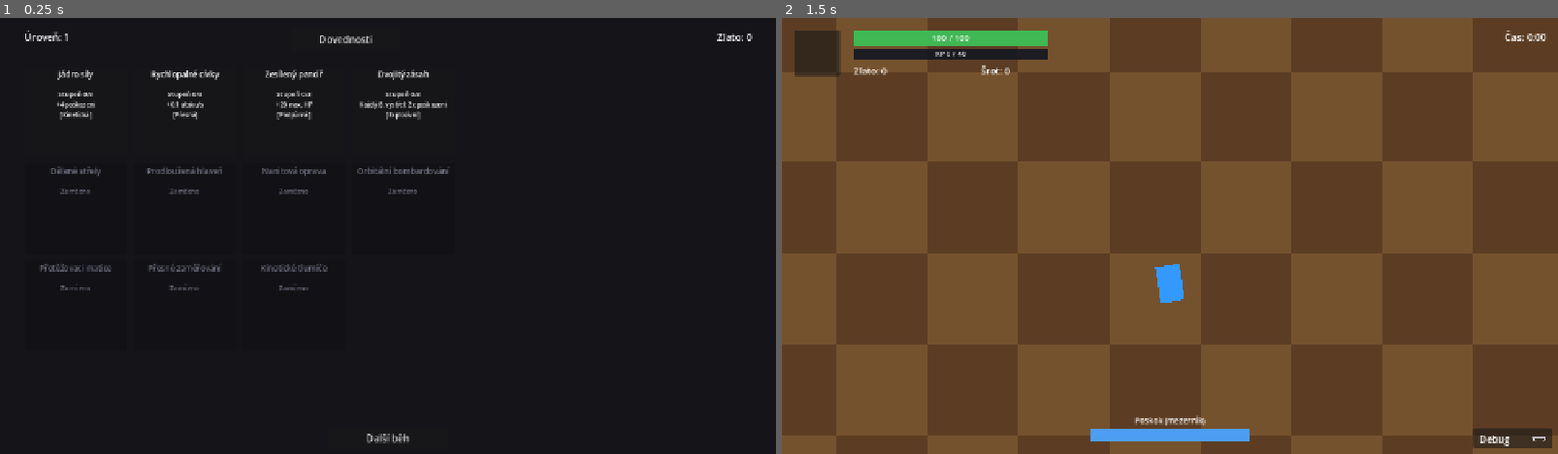
Above: before the commit, frames 1-2 (left to right).
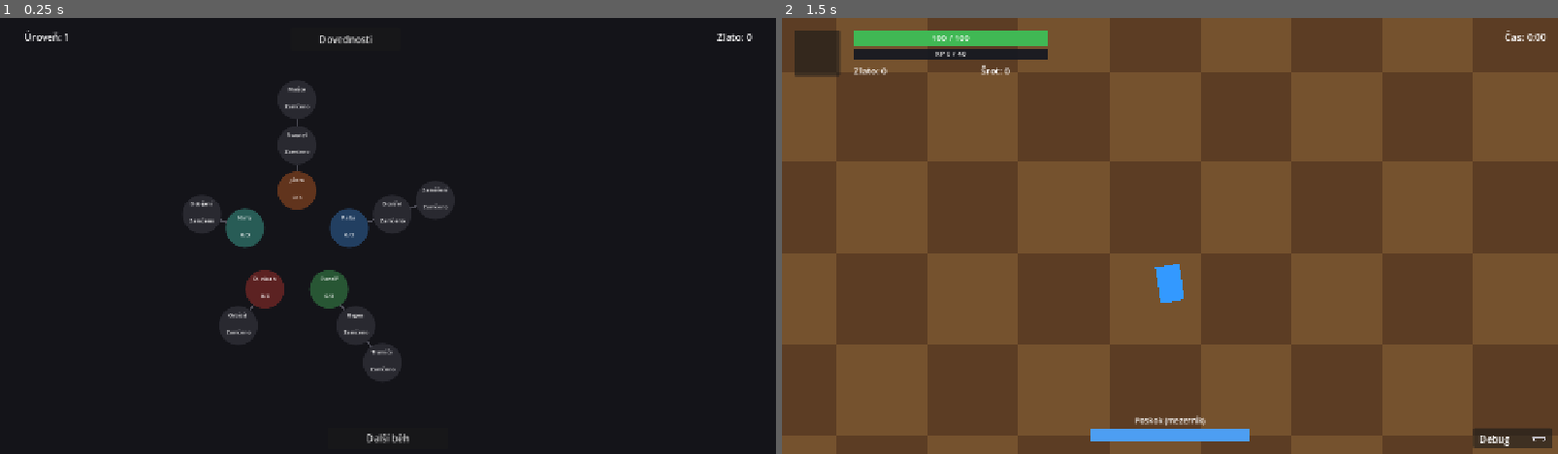
Above: after the commit, the same moments.

Repository: Wazzbi/auto-battler
Game: Godot game, scene res://scenes/ui/lobby.tscn
Two runs of this game, one before a commit and one after it. Both use one fixed random seed, a clock stepped at 60 frames per second and the inputs below. This scene is started directly instead of the project's main scene.
Inputs:
- Up to frame 1 (0.25 s): no input
- Up to frame 2 (1.5 s): click "Dovednosti" at 0.5 s; click "Další běh" at 1.25 s

The runs differ from the first frame. In frame 1, 5.0% of the frame differs, in the area x 5-59%, y 11-82%; in frame 2, nothing differs.

Commit message:
Dovednostní strom jako pavučina + dvě nové dovednosti mobility
Dovednostní strom v lobby teď vizuálně vypadá jako pavučina (paprsky z
jednoho středu, Path of Exile styl) místo mřížky - kompaktní kruhové
uzly s krátkým názvem a stupněm, popis efektu až na hover (tooltip).
Spojnice a uzly se barevně rozsvěcí podle investice. Nová pátá větev
"Mobilita": Hbité nohy (+rychlost pohybu) a Rychlé dobíjení (-dash
cooldown, s ochrannou podlahou).

Co-Authored-By: Claude Sonnet 5 <noreply@anthropic.com>

Diff:
--- a/scenes/player/player.gd
+++ b/scenes/player/player.gd
@@ -259,15 +259,15 @@
 	return base_crit_chance + GameManager.get_stat_bonus("crit_chance")
 
 
-## Na rozdíl od ostatních statů NEPROCHÁZÍ přes GameManager.get_stat_bonus() -
-## move_speed dodnes nemá žádný trvalý progression zdroj (schopnost/item), jen
-## tenhle jeden DOČASNÝ bonus ze speed_pickup.gd. Až/pokud přibude trvalý
-## zdroj rychlosti, patří sem stejný "base + GameManager.get_stat_bonus(...)"
-## vzorec jako u ostatních statů, s dočasným bonusem navíc.
+## Trvalý zdroj (dovednost "Hbité nohy", viz GameManager.ABILITIES'
+## swift_steps) se sčítá do základu stejně jako u ostatních statů; dočasný
+## bonus ze speed_pickup.gd zůstává NÁSOBNÝ NAVRCH toho součtu, beze změny
+## vlastního chování (přepisuje se, nestacká, viz apply_speed_buff()).
 func get_move_speed() -> float:
+	var base: float = move_speed + GameManager.get_stat_bonus("move_speed")
 	if _speed_buff_timer > 0.0:
-		return move_speed * (1.0 + _speed_buff_bonus_percent)
-	return move_speed
+		return base * (1.0 + _speed_buff_bonus_percent)
+	return base
 
 
 ## Volá speed_pickup.gd při sebrání - PŘEPÍŠE (neskládá) předchozí bonus i
@@ -378,15 +378,31 @@
 	var input_dir := Input.get_vector("move_left", "move_right", "move_up", "move_down")
 	var direction: Vector2 = input_dir.normalized() if input_dir != Vector2.ZERO else _last_move_direction
 	global_position = _resolve_obstacle_collisions(global_position + direction * dash_distance)
-	dash_cooldown_timer = dash_cooldown
+	dash_cooldown_timer = get_dash_cooldown()
+
+
+## Ochranná podlaha jako MIN_DAMAGE_RATIO u brnění (viz take_damage()) - i při
+## plné investici do dovednosti "Rychlé dobíjení" (rapid_recharge) nesmí
+## dash_cooldown klesnout pod rozumné minimum.
+const MIN_DASH_COOLDOWN: float = 1.5
+
+
+## dash_cooldown (export, "základní" hodnota) zmenšený o trvalou dovednostní
+## redukci (flat sekundy, ne %, viz GameManager.ABILITIES' rapid_recharge) -
+## stejný "base + GameManager.get_stat_bonus(...)" vzorec jako ostatní staty,
+## jen odečítá místo přičítá.
+func get_dash_cooldown() -> float:
+	return maxf(dash_cooldown - GameManager.get_stat_bonus("dash_cooldown_reduction"), MIN_DASH_COOLDOWN)
 
 
 ## 0.0 (právě použito) - 1.0 (plně dobito/připraveno) - HUD (DashCooldownBar)
 ## z toho přímo počítá plnění baru, stejná "roste s dobíjením" logika jako
 ## cooldown bary v jiných hrách (prázdný hned po použití, plný když je
-## schopnost připravená).
+## schopnost připravená). Dělí AKTUÁLNÍ (zredukovanou) dash_cooldown hodnotou,
+## ne surovým exportem - jinak by bar po investici do rapid_recharge ukazoval
+## špatný poměr (nikdy by nedošel na 100 %).
 func get_dash_cooldown_ratio() -> float:
-	return 1.0 - dash_cooldown_timer / dash_cooldown
+	return 1.0 - dash_cooldown_timer / get_dash_cooldown()
 
 
 ## Změří hráčův vlastní Polygon2D (±20 x ±30 dnes) a vrátí jeho poloviční
--- a/scenes/ui/lobby.gd
+++ b/scenes/ui/lobby.gd
@@ -22,12 +22,30 @@
 ## dál plní (`_finish_run()`), jen se tu už nezobrazuje.
 
 const LOCKED_ITEM_MODULATE := Color(0.45, 0.45, 0.52)
-## Rozměry jednoho uzlu stromu a mřížky - 4 sloupce (větve, viz
-## GameManager.SKILL_TREE_BRANCHES), max 3 řádky (nejdelší větev). Stejné
-## hodnoty jako dřív v hud.gd.
-const SKILL_NODE_WIDTH: float = 170.0
-const SKILL_NODE_HEIGHT: float = 150.0
-const SKILL_NODE_GAP: float = 10.0
+## Kompaktní kruhové uzly v "pavučině" (Path of Exile styl, 2026-10-01,
+## explicit user request) - nahrazuje dřívější 170×150 mřížkovou dlaždici s
+## natvrdo vypsaným popisem. SKILL_WEB_CENTER je střed NodesContaineru
+## (900×590, viz lobby.tscn) - paprsky z něj vedou k jednotlivým větvím,
+## viz _build_skill_tree_ui(). Nejdelší paprsek (3uzlová větev) dosáhne
+## SKILL_WEB_INNER_RADIUS + 2*SKILL_WEB_RADIUS_STEP = 240px od středu, což se
+## pohodlně vejde do 900×590 (limitující osa je výška: 590/2 - poloviční
+## průměr uzlu - rezerva ≈ 263 > 240).
+const SKILL_NODE_DIAMETER: float = 64.0
+const SKILL_WEB_CENTER: Vector2 = Vector2(450.0, 295.0)
+const SKILL_WEB_INNER_RADIUS: float = 90.0
+const SKILL_WEB_RADIUS_STEP: float = 75.0
+## Barva paprsku/uzlů podle tagu dané větve (všechny uzly jedné větve sdílí
+## stejný tag, viz GameManager.ABILITIES) - vizuálně "rozsvítí" investovanou
+## cestu, podobně jako PoE.
+const TAG_COLORS := {
+	"kinetic": Color(0.85, 0.45, 0.25),
+	"precision": Color(0.3, 0.55, 0.85),
+	"support": Color(0.35, 0.75, 0.45),
+	"explosive": Color(0.8, 0.3, 0.3),
+	"mobility": Color(0.35, 0.8, 0.75),
+}
+const SKILL_EDGE_COLOR_LOCKED := Color(0.3, 0.3, 0.34)
+const SKILL_NODE_COLOR_LOCKED := Color(0.16, 0.16, 0.19)
 ## Rozměr/mezera čtvercových miniaturních slotů pro aktivní/sklad itemy v
 ## postranním Sidebaru (viz "Lobby UI: postranní panel" v CLAUDE.md,
 ## 2026-09-30) - nahrazuje dřívější SHOP_MINI_SLOT_WIDTH/GAP (ty byly laděné
@@ -77,10 +95,16 @@
 
 @onready var next_run_button: Button = $NextRunButton
 
-## Dictionary {ability_id: {"panel", "name_label", "rank_label", "desc_label",
-## "button"}} - postaveno jednou v _ready(), znovu použito při každém
-## _refresh_skill_tree_ui() (žádné přestavování stromu za běhu).
+## Dictionary {ability_id: {"panel", "name_label", "rank_label", "button"}} -
+## postaveno jednou v _ready(), znovu použito při každém
+## _refresh_skill_tree_ui() (žádné přestavování stromu za běhu). Žádný
+## "desc_label" - popis teď žije v button's tooltip_text (hover), ne jako
+## vždy-viditelný text.
 var _skill_node_widgets: Dictionary = {}
+## Dictionary {ability_id: Line2D} - spojnice od KAŽDÉHO non-root uzlu k jeho
+## prerekvizitě (viz GameManager.get_skill_prereq()), postaveno v
+## _build_skill_tree_ui(), barva se obnovuje v _refresh_skill_tree_ui().
+var _skill_edge_widgets: Dictionary = {}
 ## Stejný princip jako u dovednostního stromu - Dictionary {"panel", "label",
 ## "buttons": Array} na slot, postaveno jednou v _build_inventory_ui().
 var _active_slot_widgets: Array = []
@@ -217,34 +241,67 @@
 	reference.free()
 
 
-## Postaví jeden uzel na KAŽDOU schopnost ve GameManager.SKILL_TREE_BRANCHES,
-## v mřížce 4 sloupce (větve) x max 3 řádky (nejdelší větev). **Celá dlaždice
-## je sama o sobě `Button`** (2026-09-28, explicit user request - "ať v nich
-## nejsou tlačítka a jsou celé dlaždice klikatelné jako v panelu výběru
-## schopností") - stejný vzor jako `Card0..2` v `AbilityDraftPanel`
-## (`hud.tscn`/`hud.gd`'s `_show_ability_draft_panel()`): žádné samostatné
-## "Investovat" tlačítko uvnitř, klik kdekoliv na dlaždici rovnou investuje.
-## Popisky (Název/Stupeň/Popis) jsou potomci tlačítka, ne obráceně.
+## Postaví "pavučinu" (Path of Exile styl, 2026-10-01, explicit user request)
+## - KAŽDÁ větev GameManager.SKILL_TREE_BRANCHES je jeden paprsek vedoucí ze
+## společného SKILL_WEB_CENTER, kořen nejblíž středu, capstone nejdál. Úhel
+## paprsku = rovnoměrné rozdělení celého kruhu podle POČTU větví (funguje
+## automaticky pro libovolný počet, nic natvrdo). TŘI PRŮCHODY, ne jeden -
+## nejdřív spočítat VŠECHNY pozice, pak nakreslit VŠECHNY spojnice (Line2D),
+## teprve pak VŠECHNY kruhové uzly navrch - sourozenecké pořadí přidání v
+## Godotu určuje pořadí kreslení, takže spojnice musí být přidané dřív, ať
+## nepřekrývají kruhy.
+##
+## **Celý uzel je sama o sobě `Button`** (2026-09-28, explicit user request -
+## "ať v nich nejsou tlačítka a jsou celé dlaždice klikatelné") - stejný vzor
+## jako `Card0..2` v `AbilityDraftPanel`, žádné samostatné "Investovat"
+## tlačítko uvnitř. **Popis je teď na hover (tooltip_text), ne vždy-viditelný
+## text** (2026-10-01, explicit user request "efekt zobrazovat na hover") -
+## viditelně zůstává jen zkrácený název (short_name) a "N/M" stupeň, aby byl
+## uzel kompaktní.
 func _build_skill_tree_ui() -> void:
-	for col in GameManager.SKILL_TREE_BRANCHES.size():
+	var branch_count: int = GameManager.SKILL_TREE_BRANCHES.size()
+	var node_positions: Dictionary = {}
+
+	for col in branch_count:
 		var branch: Array = GameManager.SKILL_TREE_BRANCHES[col]
+		var angle: float = -PI / 2.0 + col * (TAU / branch_count)
 		for row in branch.size():
 			var ability_id: String = branch[row]
+			node_positions[ability_id] = SKILL_WEB_CENTER + Vector2.RIGHT.rotated(angle) * (
+				SKILL_WEB_INNER_RADIUS + row * SKILL_WEB_RADIUS_STEP
+			)
+
+	for col in branch_count:
+		var branch: Array = GameManager.SKILL_TREE_BRANCHES[col]
+		for row in range(1, branch.size()):
+			var ability_id: String = branch[row]
+			var prereq_id: String = branch[row - 1]
+
+			var line := Line2D.new()
+			line.name = "Edge_%s" % ability_id
+			line.width = 3.0
+			line.default_color = SKILL_EDGE_COLOR_LOCKED
+			line.points = PackedVector2Array([node_positions[prereq_id], node_positions[ability_id]])
+			nodes_container.add_child(line)
+			_skill_edge_widgets[ability_id] = line
+
+	for branch in GameManager.SKILL_TREE_BRANCHES:
+		for ability_id in branch:
+			var node_pos: Vector2 = node_positions[ability_id]
 
 			var tile := Button.new()
 			tile.name = "SkillNode_%s" % ability_id
-			tile.position = Vector2(
-				col * (SKILL_NODE_WIDTH + SKILL_NODE_GAP), row * (SKILL_NODE_HEIGHT + SKILL_NODE_GAP)
-			)
-			tile.size = Vector2(SKILL_NODE_WIDTH, SKILL_NODE_HEIGHT)
+			tile.position = node_pos - Vector2(SKILL_NODE_DIAMETER, SKILL_NODE_DIAMETER) / 2.0
+			tile.size = Vector2(SKILL_NODE_DIAMETER, SKILL_NODE_DIAMETER)
+			tile.clip_text = true
 			tile.pressed.connect(_on_skill_node_pressed.bind(ability_id))
 			nodes_container.add_child(tile)
 
 			var name_label := Label.new()
 			name_label.name = "NameLabel"
-			name_label.position = Vector2(6.0, 4.0)
-			name_label.size = Vector2(SKILL_NODE_WIDTH - 12.0, 34.0)
-			name_label.add_theme_font_size_override("font_size", 13)
+			name_label.position = Vector2(2.0, 8.0)
+			name_label.size = Vector2(SKILL_NODE_DIAMETER - 4.0, 24.0)
+			name_label.add_theme_font_size_override("font_size", 9)
 			name_label.horizontal_alignment = HORIZONTAL_ALIGNMENT_CENTER
 			name_label.autowrap_mode = TextServer.AUTOWRAP_WORD_SMART
 			name_label.mouse_filter = Control.MOUSE_FILTER_IGNORE
@@ -252,26 +309,15 @@
 
 			var rank_label := Label.new()
 			rank_label.name = "RankLabel"
-			rank_label.position = Vector2(6.0, 38.0)
-			rank_label.size = Vector2(SKILL_NODE_WIDTH - 12.0, 16.0)
-			rank_label.add_theme_font_size_override("font_size", 11)
+			rank_label.position = Vector2(2.0, 36.0)
+			rank_label.size = Vector2(SKILL_NODE_DIAMETER - 4.0, 16.0)
+			rank_label.add_theme_font_size_override("font_size", 9)
 			rank_label.horizontal_alignment = HORIZONTAL_ALIGNMENT_CENTER
 			rank_label.mouse_filter = Control.MOUSE_FILTER_IGNORE
 			tile.add_child(rank_label)
 
-			var desc_label := Label.new()
-			desc_label.name = "DescLabel"
-			desc_label.position = Vector2(6.0, 56.0)
-			desc_label.size = Vector2(SKILL_NODE_WIDTH - 12.0, 88.0)
-			desc_label.add_theme_font_size_override("font_size", 10)
-			desc_label.horizontal_alignment = HORIZONTAL_ALIGNMENT_CENTER
-			desc_label.autowrap_mode = TextServer.AUTOWRAP_WORD_SMART
-			desc_label.mouse_filter = Control.MOUSE_FILTER_IGNORE
-			tile.add_child(desc_label)
-
 			_skill_node_widgets[ability_id] = {
-				"panel": tile, "name_label": name_label, "rank_label": rank_label,
-				"desc_label": desc_label, "button": tile,
+				"panel": tile, "button": tile, "name_label": name_label, "rank_label": rank_label,
 			}
 
 	_refresh_skill_tree_ui()
@@ -281,9 +327,36 @@
 	GameManager.invest_skill_point(ability_id)
 
 
-## Překreslí zbývající body a všechny uzly - volá se při stavbě a při každé
-## změně bodů/ranků (na rozdíl od dřívějšího hud.gd, tahle scéna je vždycky
-## vidět, dokud je aktivní, takže žádný ".visible" guard není potřeba).
+## Jeden kruhový StyleBoxFlat (corner_radius = poloviční průměr uzlu = plně
+## kulatý) - vytváří se znovu při každém refreshi (barva se mění podle stavu
+## uzlu), ne jednou při stavbě.
+func _make_circle_stylebox(color: Color) -> StyleBoxFlat:
+	var style := StyleBoxFlat.new()
+	style.bg_color = color
+	var radius: int = int(SKILL_NODE_DIAMETER / 2.0)
+	style.corner_radius_top_left = radius
+	style.corner_radius_top_right = radius
+	style.corner_radius_bottom_left = radius
+	style.corner_radius_bottom_right = radius
+	return style
+
+
+func _apply_skill_node_style(button: Button, color: Color) -> void:
+	var normal: StyleBoxFlat = _make_circle_stylebox(color)
+	button.add_theme_stylebox_override("normal", normal)
+	button.add_theme_stylebox_override("hover", _make_circle_stylebox(color.lightened(0.2)))
+	button.add_theme_stylebox_override("pressed", _make_circle_stylebox(color.darkened(0.2)))
+	button.add_theme_stylebox_override("disabled", normal)
+	button.add_theme_stylebox_override("focus", StyleBoxEmpty.new())
+
+
+## Překreslí zbývající body a všechny uzly/spojnice - volá se při stavbě a
+## při každé změně bodů/ranků (na rozdíl od dřívějšího hud.gd, tahle scéna je
+## vždycky vidět, dokud je aktivní, takže žádný ".visible" guard není
+## potřeba). Barva uzlu/spojnice vychází z TAG_COLORS té větve (všechny uzly
+## jedné větve sdílí stejný tag) - zamčeno = tmavě šedá, odemčeno-stupeň 0 =
+## ztlumená barva tagu, stupeň ≥ 1 = plná barva tagu (investovaná cesta
+## "svítí", podobně jako PoE).
 func _refresh_skill_tree_ui() -> void:
 	for ability_id in _skill_node_widgets:
 		var widget: Dictionary = _skill_node_widgets[ability_id]
@@ -291,25 +364,32 @@
 		var rank: int = GameManager.get_skill_rank(ability_id)
 		var max_rank: int = GameManager.get_skill_max_rank(ability_id)
 		var unlocked: bool = GameManager.is_skill_node_unlocked(ability_id)
-
-		widget["name_label"].text = definition["name"]
+		var tags: Array = definition.get("tags", [])
+		var tag_color: Color = TAG_COLORS.get(tags[0], Color(0.4, 0.4, 0.46)) if not tags.is_empty() else Color(0.4, 0.4, 0.46)
+
+		widget["name_label"].text = definition["short_name"]
 
 		if not unlocked:
-			widget["panel"].modulate = LOCKED_ITEM_MODULATE
+			_apply_skill_node_style(widget["button"], SKILL_NODE_COLOR_LOCKED)
 			widget["rank_label"].text = "Zamčeno"
-			widget["desc_label"].text = ""
 			widget["button"].disabled = true
-			continue
-
-		widget["panel"].modulate = Color.WHITE
-		widget["rank_label"].text = "Stupeň %d/%d" % [rank, max_rank]
-		# Na stupni 0 (odemčeno, ale zatím neinvestováno) rovnou ukážeme
-		# efekt PRVNÍHO stupně místo prázdného textu, stejně jako dřív v HUD.
-		widget["desc_label"].text = GameManager.get_skill_node_desc(ability_id, max(rank, 1))
-		# Dlaždice sama nese žádný stavový text ("Investovat"/"Max") - stejně
-		# jako AbilityDraftPanel's karty, disabled stav (ztlumené tlačítko)
-		# spolu s "Stupeň N/M" (kde N==M už samo říká "Max") stačí.
-		widget["button"].disabled = rank >= max_rank or not GameManager.can_invest_skill_point(ability_id)
+			widget["button"].tooltip_text = "%s\nZamčeno" % definition["name"]
+		else:
+			_apply_skill_node_style(widget["button"], tag_color if rank > 0 else tag_color.darkened(0.55))
+			widget["rank_label"].text = "%d/%d" % [rank, max_rank]
+			# Dlaždice sama nese žádný stavový text ("Investovat"/"Max") -
+			# stejně jako AbilityDraftPanel's karty, disabled stav (ztlumené
+			# tlačítko) spolu s "N/M" (kde N==M už samo říká "Max") stačí.
+			widget["button"].disabled = rank >= max_rank or not GameManager.can_invest_skill_point(ability_id)
+			# Na stupni 0 (odemčeno, ale zatím neinvestováno) rovnou ukážeme
+			# efekt PRVNÍHO stupně místo prázdného textu, stejně jako dřív.
+			widget["button"].tooltip_text = "%s (Stupeň %d/%d)\n%s" % [
+				definition["name"], rank, max_rank,
+				GameManager.get_skill_node_desc(ability_id, max(rank, 1)),
+			]
+
+		if _skill_edge_widgets.has(ability_id):
+			_skill_edge_widgets[ability_id].default_color = tag_color if rank > 0 else SKILL_EDGE_COLOR_LOCKED
 
 
 ## Napojí každou kartu na její SLOT INDEX v GameManager.shop_offer. **Celá
--- a/scripts/autoload/game_manager.gd
+++ b/scripts/autoload/game_manager.gd
@@ -211,6 +211,8 @@
 	"hp_regen": "regenerace HP/s",
 	"armor": "brnění",
 	"crit_chance": "šance na kritický zásah",
+	"move_speed": "rychlost pohybu",
+	"dash_cooldown_reduction": "zkrácení dobíjení poskoku (s)",
 }
 ## "crit_chance" je JEDINÝ stat uložený jako podíl (0.08 = 8 %), všechny
 ## ostatní jsou absolutní čísla - proto dostává v _format_stat_line() vlastní
@@ -228,6 +230,7 @@
 	"precision": "Přesná",
 	"explosive": "Explozivní",
 	"support": "Podpůrná",
+	"mobility": "Mobilita",
 }
 ## Pořadí itemů v obchodě - 7 itemů na jen SHOP_ACTIVE_SLOTS aktivních slotů,
 ## takže hráč nutně jeden vynechá (nebo ho odloží do skladu) - záměrný
@@ -413,23 +416,39 @@
 		"effect_params": {"damage": 30.0},
 		"tags": ["explosive"], "max_rank": 5,
 	},
+	## Kořen Mobility větve (max_rank 3, viz SKILL_TREE_BRANCHES) - trvalý
+	## protějšek speed_pickup.gd's DOČASNÉHO +15% bonusu (viz "Sebratelné
+	## předměty" v CLAUDE.md), zapojený přes player.gd's get_move_speed().
+	"swift_steps": {
+		"name": "Hbité nohy", "short_name": "Nohy", "type": "passive",
+		"stat": "move_speed", "value": 6.0, "tags": ["mobility"], "max_rank": 3,
+	},
+	## Capstone Mobility větve (max_rank 5) - flat redukce player.gd's
+	## dash_cooldown (viz get_dash_cooldown()), ne % jako u ostatních statů -
+	## stejná "flat, ne % " filozofie jako base_armor kvůli MIN_DASH_COOLDOWN
+	## podlaze (viz player.gd).
+	"rapid_recharge": {
+		"name": "Rychlé dobíjení", "short_name": "Dobíjení", "type": "passive",
+		"stat": "dash_cooldown_reduction", "value": 0.5, "tags": ["mobility"], "max_rank": 5,
+	},
 }
 ## Pořadí schopností v HUD - stejný účel jako SHOP_ITEM_ORDER.
 const ABILITY_ORDER: Array[String] = [
 	"power_core", "rapid_coils", "long_barrel", "split_rounds", "reinforced_plating",
 	"nanite_repair", "kinetic_dampers", "overclock_matrix", "precision_targeting",
-	"double_tap", "orbital_bombardment",
+	"double_tap", "orbital_bombardment", "swift_steps", "rapid_recharge",
 ]
-## 4 větve DOVEDNOSTNÍHO stromu (podle tagu), každá OD KOŘENE PO CAPSTONE -
-## viz get_skill_prereq()/is_skill_node_unlocked(). Explozivní větev je
-## záměrně kratší (jen 2 uzly, oba existující aktivní schopnosti) - strom
-## nevyžaduje stejnou délku všude, jen konzistentní "kořen → ... → capstone"
-## tvar. Netýká se schopností (náhodné nabídky) níže - ta žádný strom nemá.
+## 5 větví DOVEDNOSTNÍHO stromu (podle tagu), každá OD KOŘENE PO CAPSTONE -
+## viz get_skill_prereq()/is_skill_node_unlocked(). Explozivní a Mobilita
+## jsou záměrně kratší (jen 2 uzly) - strom nevyžaduje stejnou délku všude,
+## jen konzistentní "kořen → ... → capstone" tvar. Netýká se schopností
+## (náhodné nabídky) níže - ta žádný strom nemá.
 const SKILL_TREE_BRANCHES: Array[Array] = [
 	["power_core", "split_rounds", "overclock_matrix"],
 	["rapid_coils", "long_barrel", "precision_targeting"],
 	["reinforced_plating", "nanite_repair", "kinetic_dampers"],
 	["double_tap", "orbital_bombardment"],
+	["swift_steps", "rapid_recharge"],
 ]
 
 ## --- Schopnosti (náhodná nabídka) -----------------------------------------
Not shown, changed: CLAUDE.md
